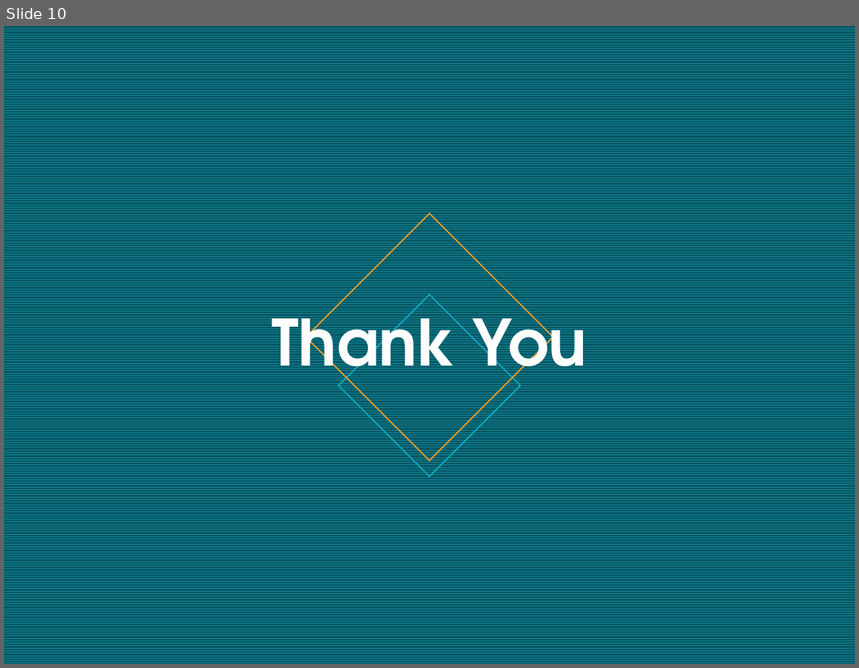
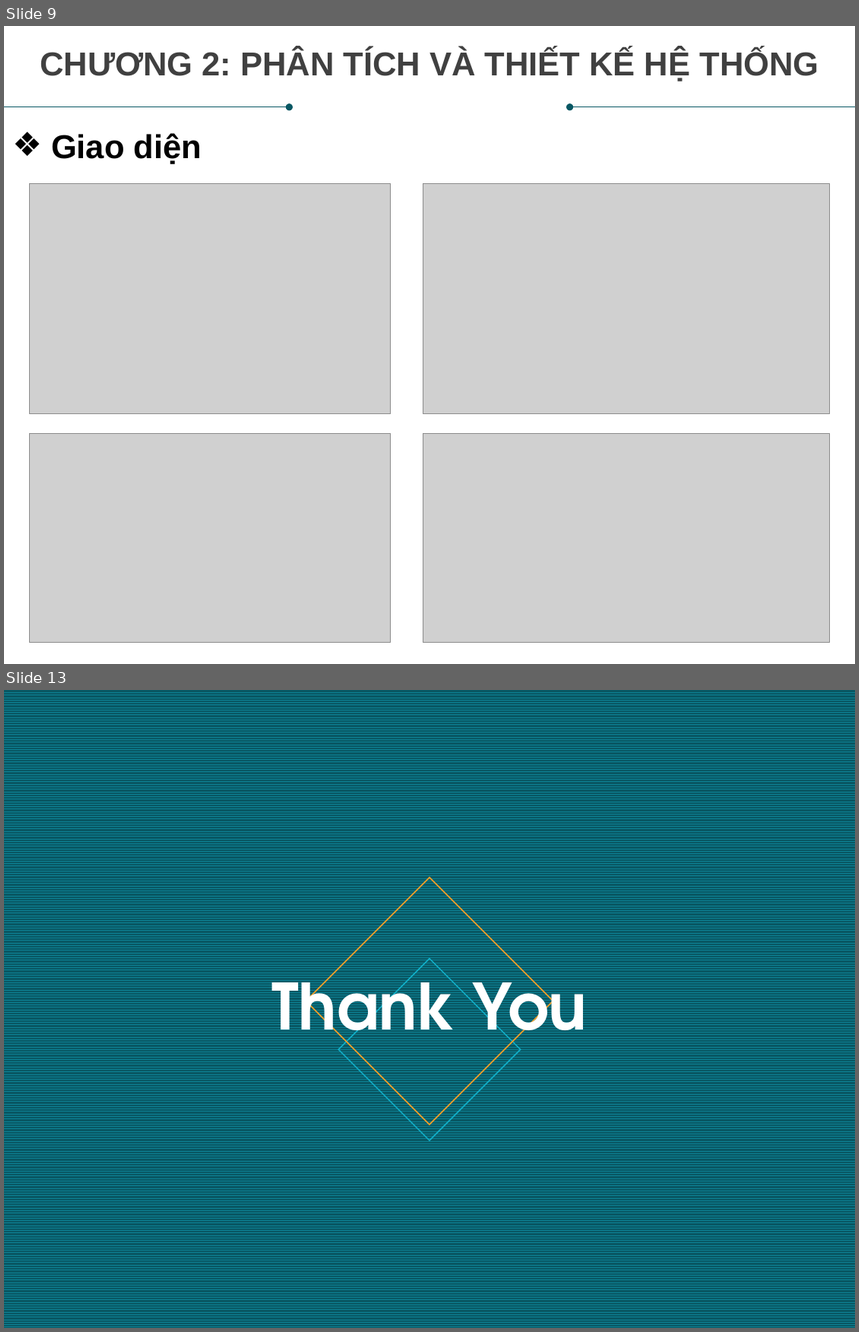
Before and after one commit to nguyenthequyen/AgriculturalProducts, a slide deck: Document/NTQUYEN-DATN.pptx. Shown one above the other, each under a label of ours: slide 10 before the commit, slides 9 and 13 after it; the slides between them are not shown. The pictures are 859x668 and 859x1332 pixels, drawn with LibreOffice and Linux fonts; fonts in the diff are those of the drawing; grey boxes stand for pictures. Boxes give left, top, right and bottom in pixels: in the first picture for what was removed or moved away, otherwise in the second. Text is boxed around its words. In the diff, an @@ line names an element or a change of style, - is before the commit and + after.

```diff
--- a/Document/NTQUYEN-DATN.pptx
+++ b/Document/NTQUYEN-DATN.pptx
@@ slide 9 added at (4,26,855,664), background #FFFFFF @@
@@ text added at (40,49,819,81), 28 pt, text #404040, bold @@
+CHƯƠNG 2: PHÂN TÍCH VÀ THIẾT KẾ HỆ THỐNG
@@ arrow added from (4, 107) to (289, 107), #085764 0.5 pt @@
@@ arrow added from (855, 107) to (570, 107), #085764 0.5 pt @@
@@ text added at (51,133,202,164), 28 pt, text #000000, bold @@
+❖ Giao diện
@@ picture added at (30,183,390,414) @@
@@ picture added at (424,183,829,414) @@
@@ picture added at (30,433,390,643) @@
@@ picture added at (424,433,829,643) @@
@@ what was slide 10 is now slide 13 @@
```
Also in this commit, not shown: 2 slides changed, 2 other slides added, 52 other files.
